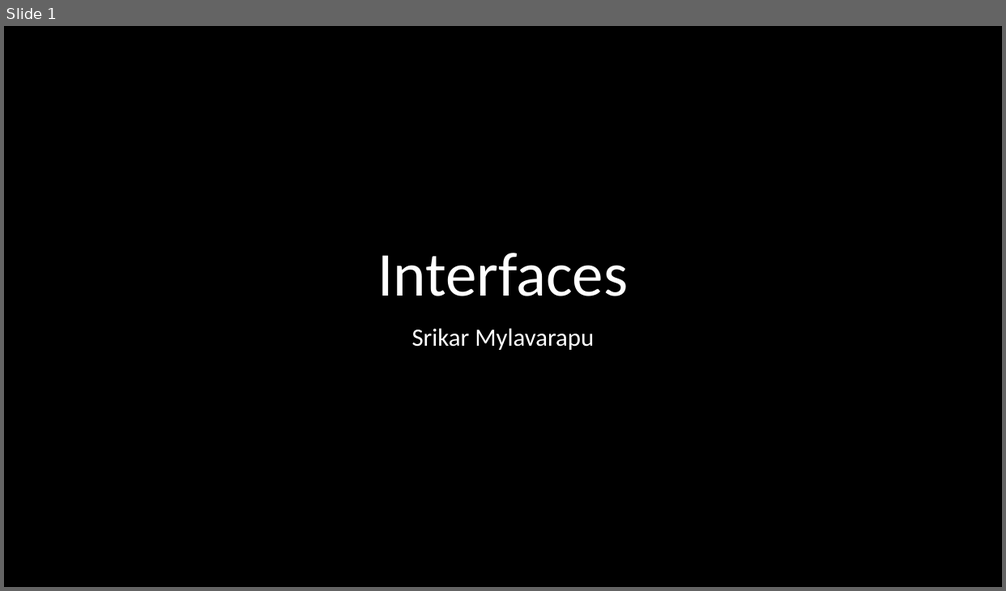
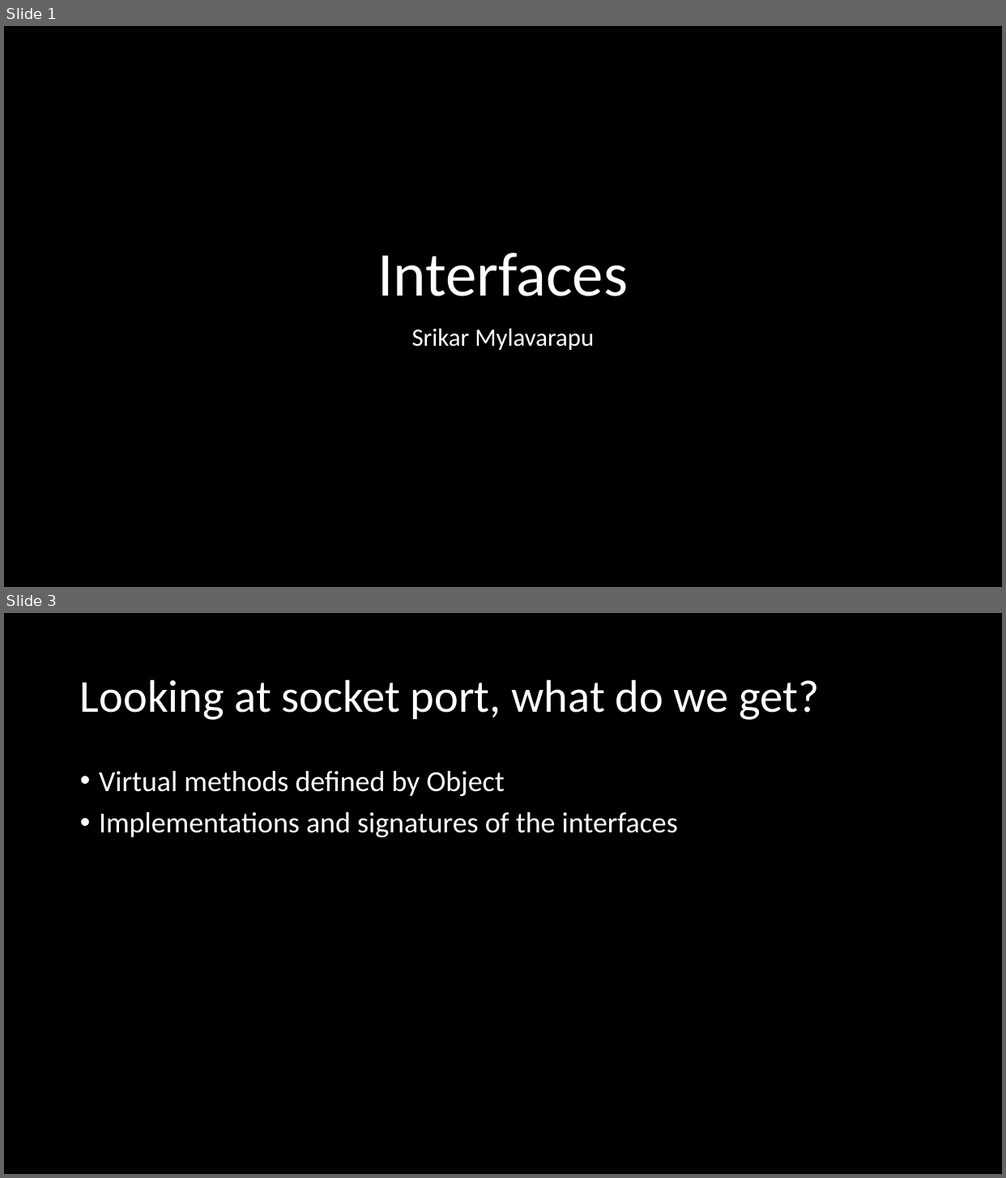
Before and after one commit to microsoft/Flash_University, a slide deck: CLR_via_CSharp/CH13_Interfaces/Interfaces.pptx. Shown one above the other, each under a label of ours: slide 1 before the commit, slides 1 and 3 after it; the slides between them are not shown. The pictures are 1006x591 and 1006x1178 pixels, drawn with LibreOffice and Linux fonts; fonts in the diff are those of the drawing. Boxes give left, top, right and bottom in pixels: in the first picture for what was removed or moved away, otherwise in the second. Text is boxed around its words. In the diff, an @@ line names an element or a change of style, - is before the commit and + after.

```diff
--- a/CLR_via_CSharp/CH13_Interfaces/Interfaces.pptx
+++ b/CLR_via_CSharp/CH13_Interfaces/Interfaces.pptx
@@ slide 3 added at [4, 613, 1002, 1174], background #000000 @@
@@ title added at [80, 679, 820, 720], 44 pt, text #FFFFFF @@
+Looking at socket port, what do we get?
@@ text added at [99, 771, 678, 837], 28 pt, text #FFFFFF @@
+• Virtual methods defined by Object
+• Implementations and signatures of the interfaces
```
Also in this commit, not shown: 1 other slide added, 4 other files.
